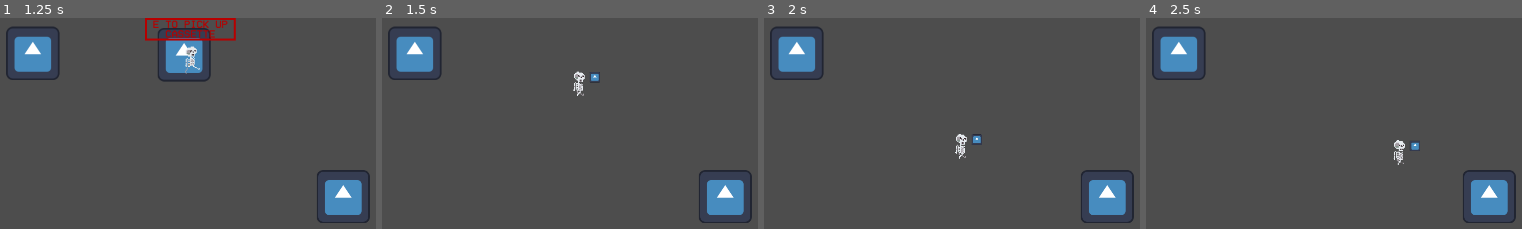
Above: before the commit, frames 1-4 (left to right).
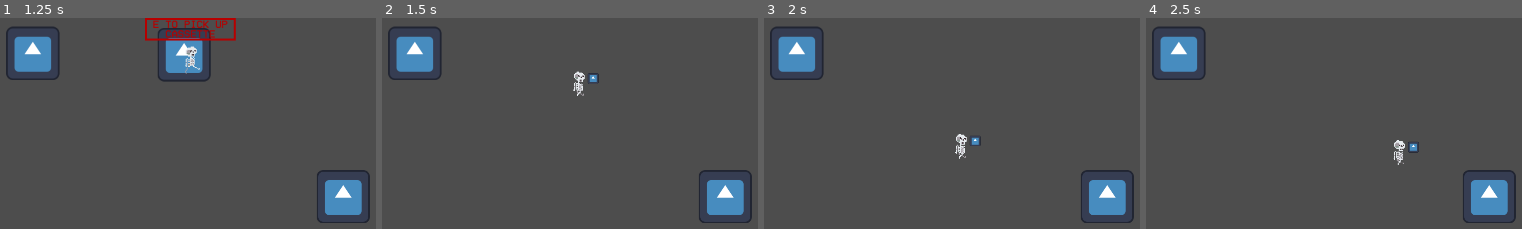
Above: after the commit, the same moments.

Repository: bruttosozial/FoundAndLost
Game: Godot game, scene res://Scenes/interaction_test.tscn
The game is run twice, just before and just after one commit, with the same random seed, the same clock (stepped at 60 frames per second) and the same inputs. This scene is started directly instead of the project's main scene. The engine's default icon, where the game draws it, is replaced by a stand-in: a white triangle on a blue panel in a dark square.
Inputs:
- Up to frame 1 (1.25 s): tap Enter at 0.5 s; hold D (right) from 0.53 s (still down); tap E (interact) at 0.6 s
- Up to frame 2 (1.5 s): release D (right) at 1.28 s; hold S (down) from 1.28 s (still down); tap E (interact) at 1.35 s
- Up to frame 3 (2 s): keep holding S (down)
- Up to frame 4 (2.5 s): release S (down) at 2.03 s; hold D (right) from 2.03 s (still down); tap E (interact) at 2.1 s

Frame 1 is identical in both runs. In frame 2, less than 0.1% of the frame differs, in the area x 54-58%, y 25-32%; in frame 3, 0.1%, in the area x 54-58%, y 54-61%; in frame 4, 0.1%.

Commit message:
Destroy setup

Diff:
--- a/Data/Items/cartridge_item.tres
+++ b/Data/Items/cartridge_item.tres
@@ -7,5 +7,6 @@
 script = ExtResource("1_m2grb")
 name = "Cartridge"
 texture = ExtResource("2_q8ogj")
+broken_texture = ExtResource("2_q8ogj")
 type = 2
 metadata/_custom_type_script = "uid://gag8l24f5upt"
--- a/Data/Items/cassette_item.tres
+++ b/Data/Items/cassette_item.tres
@@ -7,5 +7,6 @@
 script = ExtResource("1_aai0n")
 name = "Cassette"
 texture = ExtResource("2_6q6iy")
+broken_texture = ExtResource("2_6q6iy")
 type = 0
 metadata/_custom_type_script = "uid://gag8l24f5upt"
--- a/Data/Items/film_reel_item.tres
+++ b/Data/Items/film_reel_item.tres
@@ -7,5 +7,6 @@
 script = ExtResource("1_o3bs7")
 name = "Film Reel"
 texture = ExtResource("2_y0l4b")
+broken_texture = ExtResource("2_y0l4b")
 type = 3
 metadata/_custom_type_script = "uid://gag8l24f5upt"
--- a/Data/Items/floppy_disk_item.tres
+++ b/Data/Items/floppy_disk_item.tres
@@ -7,5 +7,6 @@
 script = ExtResource("1_sn3cn")
 name = "Floppy Disk"
 texture = ExtResource("2_33jhy")
+broken_texture = ExtResource("2_33jhy")
 type = 1
 metadata/_custom_type_script = "uid://gag8l24f5upt"
--- a/Scenes/Skelly.tscn
+++ b/Scenes/Skelly.tscn
@@ -76,7 +76,13 @@
 
 [node name="ItemSprite2D" type="Sprite2D" parent="." unique_id=1224661117]
 visible = false
-position = Vector2(36.000004, -27.000002)
+position = Vector2(32, -24)
+scale = Vector2(0.2, 0.2)
+texture = ExtResource("3_yf50s")
+
+[node name="BrokenItemSprite2D" type="Sprite2D" parent="." unique_id=680579474]
+visible = false
+position = Vector2(32, 7.9999995)
 scale = Vector2(0.2, 0.2)
 texture = ExtResource("3_yf50s")
 
--- a/Scripts/Interaction System/interact_station.gd
+++ b/Scripts/Interaction System/interact_station.gd
@@ -42,6 +42,7 @@
 
 func close_detail_window():
 	#TODO add destroying of media
+	player.destroy_item()
 
 	interacting = false
 	player.resume_player()
--- a/Scripts/Interaction System/item_resource.gd
+++ b/Scripts/Interaction System/item_resource.gd
@@ -3,4 +3,5 @@
 
 @export var name : String
 @export var texture : Texture2D
+@export var broken_texture : Texture2D
 @export_enum("MUSIC", "TEXT", "GAME", "VIDEO") var type
--- a/Scripts/skelly.gd
+++ b/Scripts/skelly.gd
@@ -2,6 +2,7 @@
 class_name PlayerController
 
 @onready var item_sprite = $ItemSprite2D
+@onready var broken_item_sprite = $BrokenItemSprite2D
 @onready var animated_sprite = $AnimatedSprite2D
 @onready var interaction_help = $InteractionHelp
 @onready var interaction_label : RichTextLabel = $InteractionHelp/MarginContainer/RichTextLabel
@@ -34,6 +35,7 @@
 func pickup_item(item: ItemResource):
 	current_item = item
 	item_sprite.texture = item.texture
+	broken_item_sprite.texture = item.broken_texture
 	item_sprite.visible = true
 
 func remove_item():
@@ -66,3 +68,17 @@
 
 func resume_player():
 	set_physics_process(true)
+
+func destroy_item():
+	play_destroy_animation()
+
+	broken_item_sprite.visible = true
+
+	await get_tree().create_timer(1.0).timeout
+
+	broken_item_sprite.visible = false
+	broken_item_sprite.texture = null
+
+func play_destroy_animation():
+	#TODO add animation
+	print("imagine animation here")
--- a/project.godot
+++ b/project.godot
@@ -19,7 +19,7 @@
 
 window/size/viewport_width=1920
 window/size/viewport_height=1080
-window/size/mode=3
+window/size/mode=4
 window/size/resizable=false
 window/stretch/mode="viewport"
 
